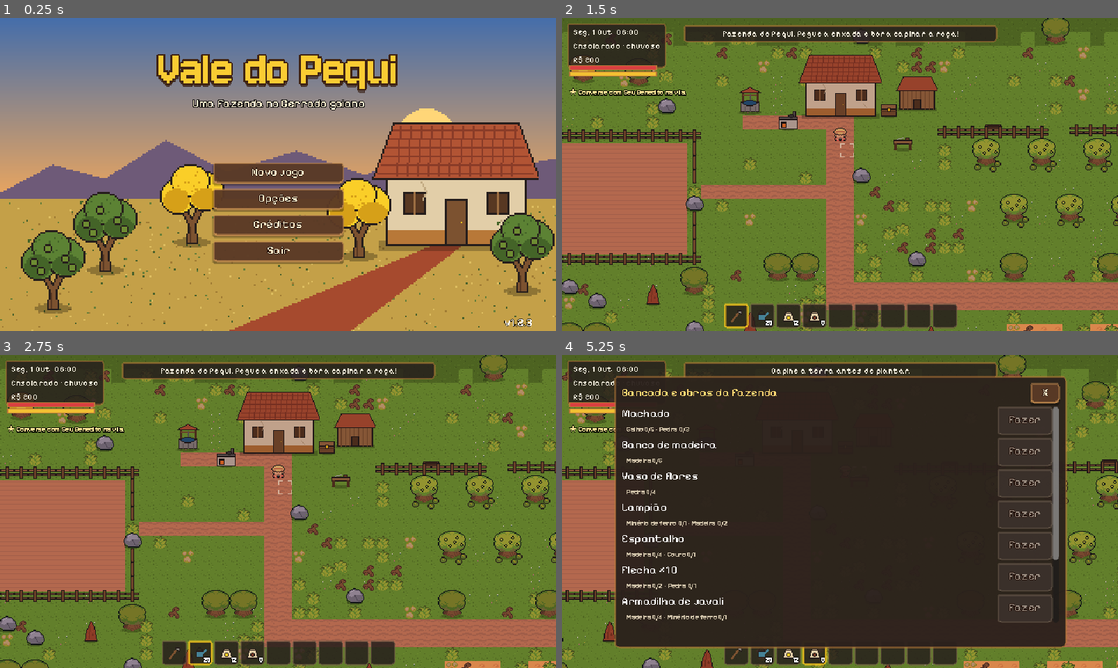
Above: before the commit, frames 1-4 (two rows, left to right).
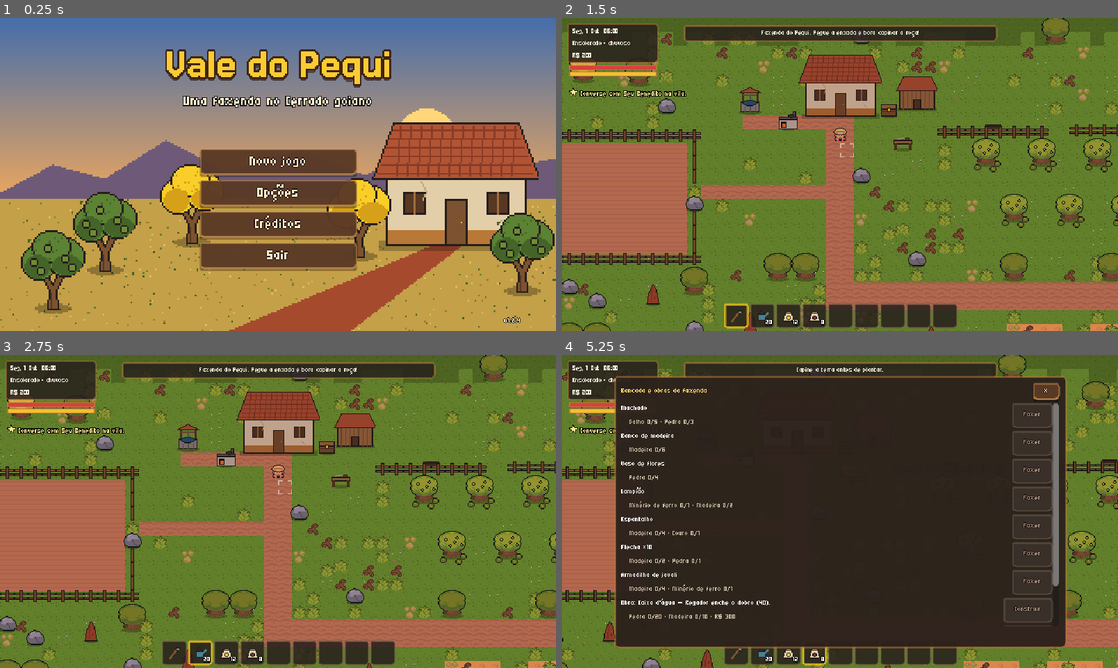
Above: after the commit, the same moments.

Repository: Carttocci/vale-do-pequi
Game: Godot game, scene res://scenes/title/title.tscn
Two runs of this game, one before a commit and one after it. Both use one fixed random seed, a clock stepped at 60 frames per second and the inputs below.
Inputs (mouse positions are in pixels of both pictures, inside the frame that each line leads up to):
- Up to frame 1 (0.25 s): no input
- Up to frame 2 (1.5 s): click "Novo jogo" at 0.5 s; click (734, 315) at 1.27 s
- Up to frame 3 (2.75 s): click "20" at 2 s
- Up to frame 4 (5.25 s): click "12" at 2.75 s; click "8" at 3.5 s; tap Enter at 4.25 s; move the mouse to (962, 495) at 4.27 s; hold D (move_right) 4.28-5 s; hold E (interact) 4.28-5 s; click (962, 495) at 4.55 s; drag from (728, 527) to (851, 452) at 5.02 s

The runs differ from the first frame. In frame 1, 11% of the frame differs, in the area x 28-96%, y 10-99%; in frame 2, 1.7%; in frame 3, 1.7%; in frame 4, 4.4%.

Commit message:
Clique do mouse não fica mais preso catando tudo; fontes de grade de pixel exata (Micro 5 e Jersey 15)

Diff:
--- a/assets/ui/tema.tres
+++ b/assets/ui/tema.tres
@@ -1,6 +1,6 @@
 [gd_resource type="Theme" load_steps=8 format=3]
 
-[ext_resource type="FontFile" path="res://assets/fonts/PixelifySans.ttf" id="1"]
+[ext_resource type="FontFile" path="res://assets/fonts/Micro5.ttf" id="1"]
 
 [sub_resource type="StyleBoxFlat" id="btn_normal"]
 content_margin_left = 10.0
@@ -90,7 +90,7 @@
 
 [resource]
 default_font = ExtResource("1")
-default_font_size = 13
+default_font_size = 11
 Button/colors/font_color = Color(0.98, 0.93, 0.8, 1)
 Button/colors/font_hover_color = Color(1, 0.86, 0.42, 1)
 Button/colors/font_pressed_color = Color(1, 0.86, 0.42, 1)
--- a/project.godot
+++ b/project.godot
@@ -7,7 +7,7 @@
 
 config/name="Vale do Pequi"
 config/description="Simulação de vida rural e Action RPG no Cerrado goiano."
-config/version="1.2.3"
+config/version="1.2.4"
 run/main_scene="res://scenes/title/title.tscn"
 config/features=PackedStringArray("4.3", "GL Compatibility")
 boot_splash/bg_color=Color(0.15, 0.12, 0.11, 1)
--- a/scripts/core/settings.gd
+++ b/scripts/core/settings.gd
@@ -15,7 +15,6 @@
 var camera_zoom: float = 1.75 if DisplayServer.is_touchscreen_available() else 1.0
 
 
-const FONT_SMALL := preload("res://assets/fonts/Jersey10.ttf")
 
 
 func _ready() -> void:
@@ -26,20 +25,15 @@
             _pixel_font.call_deferred(n))
 
 
-## Fonte de pixel só fica nítida no tamanho em que foi desenhada. Texto pequeno
-## (até 8: contadores, notas) vira Jersey 10 no tamanho 10; o resto vira Pixelify no 13
-## (padrão do tema); título grande (20+) fica como está.
+## Fonte de pixel só fica nítida no tamanho da grade dela. A Micro 5 é de 11 px:
+## texto normal vira 11, texto grande (20+) vira 22. Fonte escolhida a dedo (título) fica.
 func _pixel_font(c: Control) -> void:
     if not is_instance_valid(c) or not c.has_theme_font_size_override("font_size"):
         return
     if c.has_theme_font_override("font"):
-        return  # fonte escolhida a dedo (título)
+        return
     var size := c.get_theme_font_size("font_size")
-    if size <= 8:
-        c.add_theme_font_override("font", FONT_SMALL)
-        c.add_theme_font_size_override("font_size", 10)
-    elif size < 20:
-        c.add_theme_font_size_override("font_size", 13)
+    c.add_theme_font_size_override("font_size", 22 if size >= 20 else 11)
 
 
 ## No navegador, em tela cheia o Esc é do navegador (sai da tela cheia antes de
--- a/scripts/interface/title_screen.gd
+++ b/scripts/interface/title_screen.gd
@@ -23,8 +23,8 @@
     add_child(bg)
     var title := Label.new()
     title.text = "Vale do Pequi"
-    title.add_theme_font_override("font", load("res://assets/fonts/Jersey10.ttf"))
-    title.add_theme_font_size_override("font_size", 60)
+    title.add_theme_font_override("font", load("res://assets/fonts/Jersey15.ttf"))
+    title.add_theme_font_size_override("font_size", 54)
     title.add_theme_color_override("font_color", Color(0.98, 0.8, 0.2))
     title.add_theme_color_override("font_outline_color", Color(0.25, 0.14, 0.08))
     title.add_theme_constant_override("outline_size", 8)
@@ -38,20 +38,20 @@
     add_child(title)
     sub = Label.new()
     sub.text = "Uma fazenda no Cerrado goiano"
-    sub.add_theme_font_size_override("font_size", 13)
+    sub.add_theme_font_size_override("font_size", 22)
     sub.add_theme_color_override("font_color", Color(1, 0.95, 0.82))
     sub.add_theme_color_override("font_outline_color", Color(0, 0, 0, 0.8))
     sub.add_theme_constant_override("outline_size", 4)
     sub.horizontal_alignment = HORIZONTAL_ALIGNMENT_CENTER
     sub.set_anchors_preset(Control.PRESET_CENTER_TOP)
-    sub.position = Vector2(-200, 90)
+    sub.position = Vector2(-200, 84)
     sub.size = Vector2(400, 20)
     add_child(sub)
     _buttons = VBoxContainer.new()
     _buttons.add_theme_constant_override("separation", 6)
     _buttons.set_anchors_preset(Control.PRESET_CENTER)
-    _buttons.position = Vector2(-75, -14)
-    _buttons.custom_minimum_size = Vector2(150, 0)
+    _buttons.position = Vector2(-90, -30)
+    _buttons.custom_minimum_size = Vector2(180, 0)
     add_child(_buttons)
     continue_button = _button("Continuar", continue_game)
     new_button = _button("Novo jogo", _on_new_pressed)
@@ -87,7 +87,8 @@
 func _button(text: String, cb: Callable) -> Button:
     var b := Button.new()
     b.text = text
-    b.custom_minimum_size = Vector2(150, 24)
+    b.add_theme_font_size_override("font_size", 22)
+    b.custom_minimum_size = Vector2(180, 30)
     b.pressed.connect(func() -> void:
         Audio.play(&"clique", 0.0)
         cb.call())
@@ -122,7 +123,7 @@
     credits.set_anchors_preset(Control.PRESET_BOTTOM_LEFT)
     credits.position = Vector2(10, -110)
     var l := Label.new()
-    l.text = "Vale do Pequi — um jogo de Carttocci\nFeito co …(63 unchanged characters)… CC0),\nrepintada para o Cerrado. Fontes Pixelify Sans e Jersey 10 (OFL).\nO resto da arte e os sons são g …(122 unchanged characters)…
+    l.text = "Vale do Pequi — um jogo de Carttocci\nFeito co …(63 unchanged characters)… CC0),\nrepintada para o Cerrado. Fontes Micro 5 e Jersey 15 (OFL).\nO resto da arte e os sons são g …(122 unchanged characters)…
     l.add_theme_font_size_override("font_size", 9)
     credits.add_child(l)
     credits.hide()
--- a/scripts/player/player.gd
+++ b/scripts/player/player.gd
@@ -104,6 +104,9 @@
         if _use_held:
             combat.release_charge()
         _use_held = false
+        # o clique contextual também "aperta" a interação; soltar o mouse solta ela
+        # (antes ficava presa e o personagem saía catando tudo sozinho)
+        _interact_held = false
     if event.is_action_released("interact"):
         if _interact_held:
             combat.release_charge()
--- a/tests/test_runner.gd
+++ b/tests/test_runner.gd
@@ -114,6 +114,7 @@
     await _test_messy_farm()
     await _test_camera_zoom()
     await _test_escape_closes_windows()
+    await _test_click_does_not_stick()
 
 
 # --- utilidades ----------------------------------------------------------
@@ -2688,3 +2689,27 @@
     check(hud.pause_menu.visible and get_tree().paused, "sem nada aberto, Esc pausa")
     await action_press("menu")
     check(not get_tree().paused, "Esc de novo despausa")
+
+
+func _test_click_does_not_stick() -> void:
+    print("[clique não fica preso catando tudo]")
+    _main.change_region_now(&"farm")
+    var df := _main.get_node("Farm/Entities/DebrisField") as DebrisField
+    df.clear_all()
+    var ground := df.ground
+    var base := Vector2i(36, 22)
+    for i in 4:
+        df._add(base + Vector2i(0, -i), &"galho")
+    GameState.inventory.clear()
+    GameState.select_slot(8)
+    await place_player(ground.map_to_local(base) + Vector2(0, 14))
+    _player.face(4)
+    await frames(3)
+    await action_press("use_item")
+    check(GameState.get_item_count(&"galho") == 1, "um clique pega um galho")
+    check(not _player._interact_held, "soltar o mouse solta a ação")
+    for i in 12:
+        _player.global_position += Vector2(0, -4)
+        await get_tree().physics_frame
+    check(GameState.get_item_count(&"galho") == 1, "andar depois do clique não cata os outros sozinho")
+    df.clear_all()
Binary file removed: assets/fonts/Jersey10.ttf
Binary file added: assets/fonts/Jersey15.ttf
Not shown, changed: assets/fonts/Jersey15.ttf.import
Binary file added: assets/fonts/Micro5.ttf
Not shown, changed: assets/fonts/Micro5.ttf.import
Not shown, added: assets/fonts/OFL-Jersey15.txt
Not shown, added: assets/fonts/OFL-Micro5.txt
Not shown, removed: assets/fonts/OFL-PixelifySans.txt
Binary file removed: assets/fonts/PixelifySans.ttf
Not shown, changed: assets/fonts/LEIA-ME.md
Not shown, changed: documentation/changelog.md
